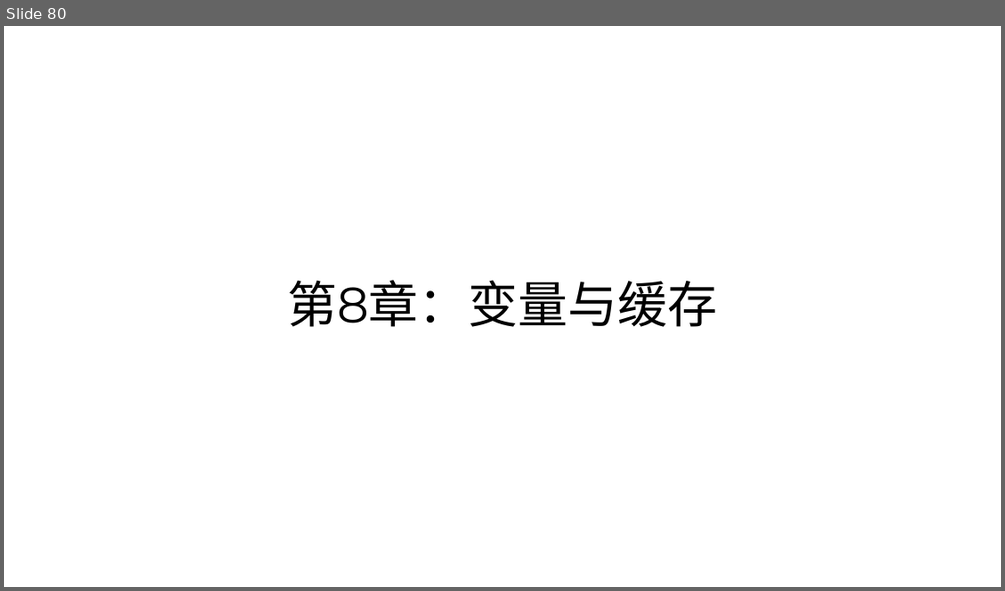
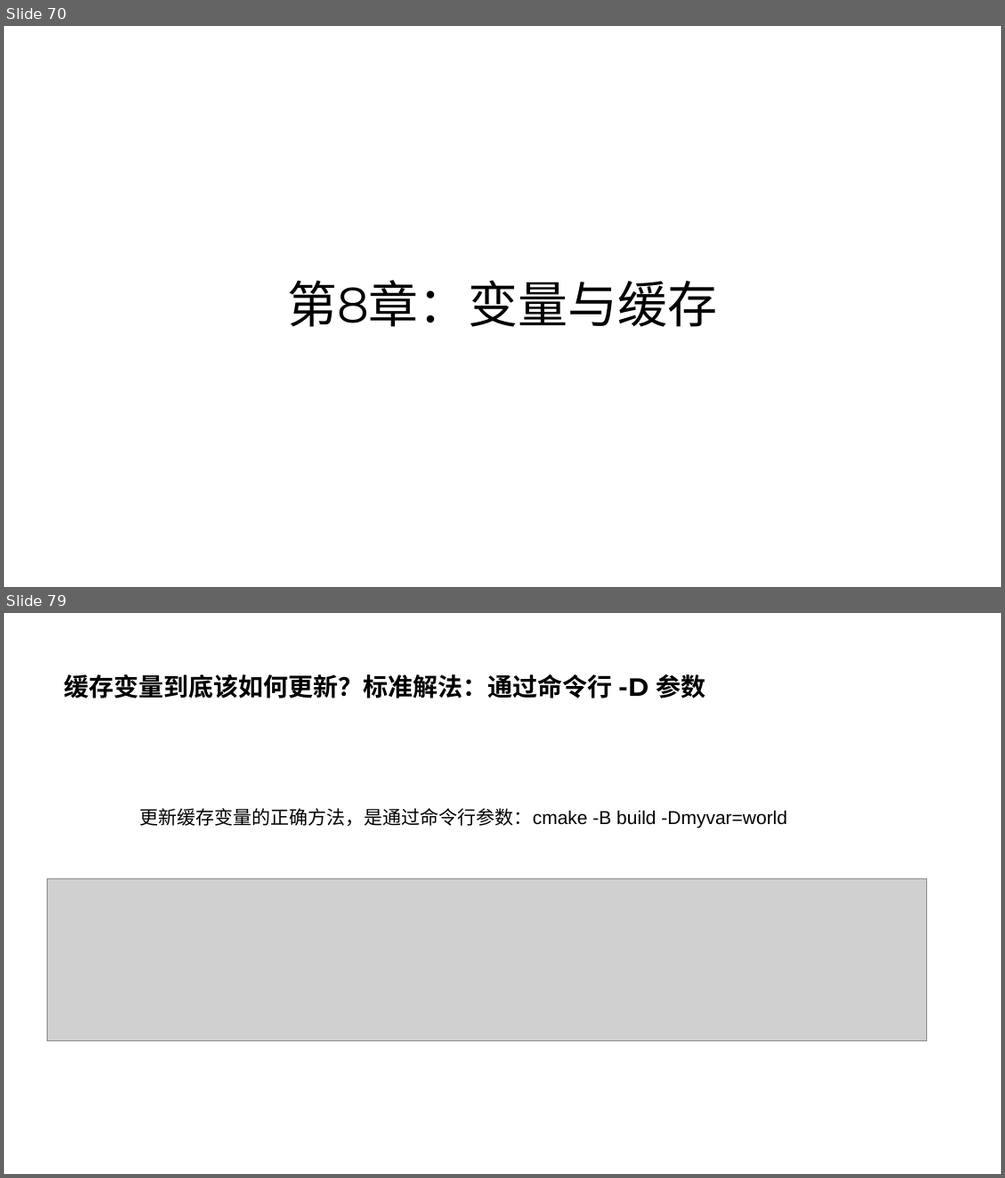
Before and after one commit to parallel101/course, a slide deck: 11/slides.pptx. Shown one above the other, each under a label of ours: slide 80 before the commit, slides 70 and 79 after it; the slides between them are not shown. The pictures are 1005x591 and 1005x1178 pixels, drawn with LibreOffice and Linux fonts; fonts in the diff are those of the drawing; grey boxes stand for pictures. Boxes give left, top, right and bottom in pixels: in the first picture for what was removed or moved away, otherwise in the second. Text is boxed around its words. In the diff, an @@ line names an element or a change of style, - is before the commit and + after.

```diff
--- a/11/slides.pptx
+++ b/11/slides.pptx
@@ slide 79 added at (4,613,1001,1174), background #FFFFFF @@
@@ title added at (65,674,705,698), 24 pt, text #000000, bold @@
+缓存变量到底该如何更新？标准解法：通过命令行 -D 参数
@@ text added at (140,808,787,827), 18 pt, text #000000 @@
+更新缓存变量的正确方法，是通过命令行参数：cmake -B build -Dmyvar=world
@@ picture added at (48,878,927,1041) @@
@@ what was slide 80 is now slide 70 @@
```
Also in this commit, not shown: 2 slides changed, 16 other slides added, 2 other files.
